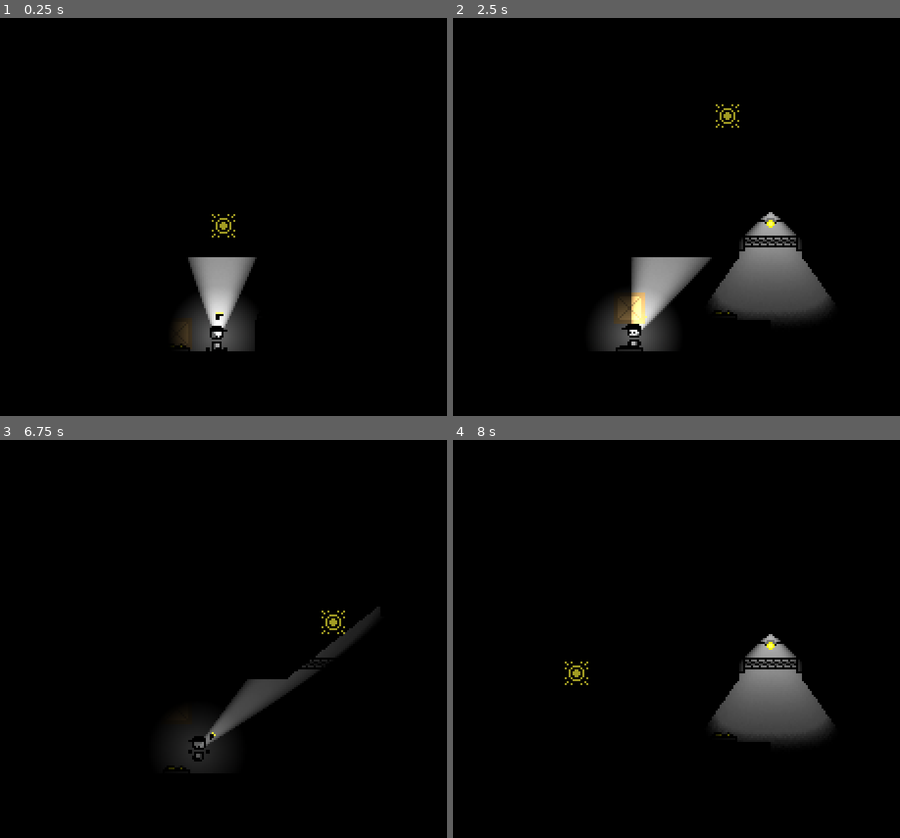
Above: before the commit, frames 1-4 (two rows, left to right).
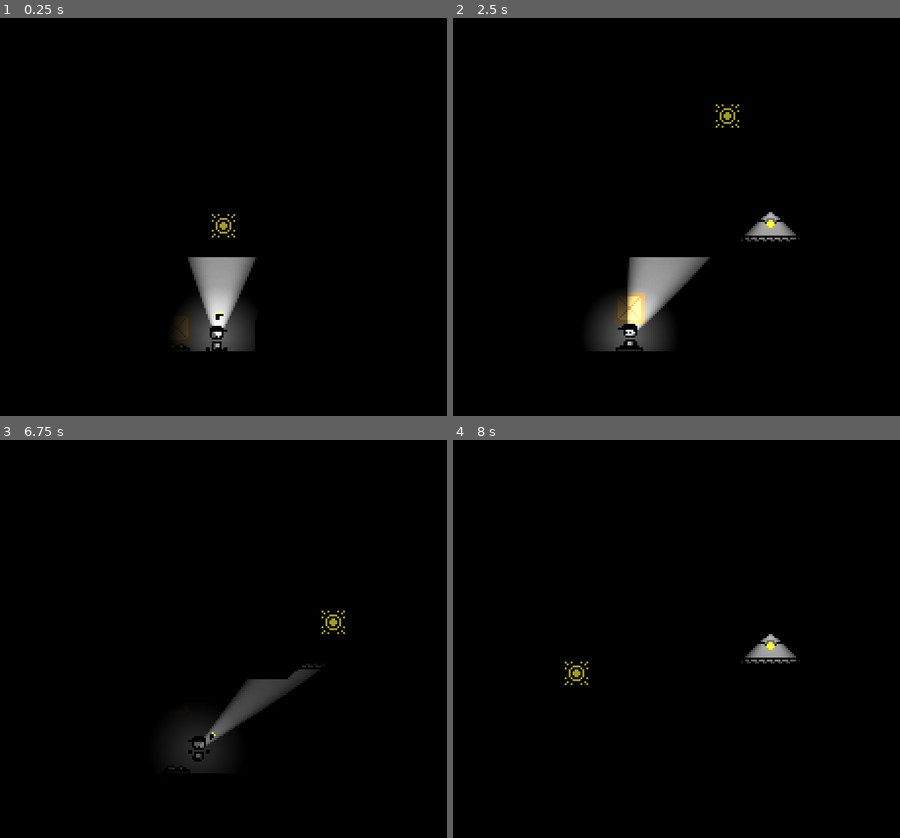
Above: after the commit, the same moments.

Repository: DylanPerry2098/ScreenTear
Game: Godot game, scene res://scenes/levels/test_room.tscn
The game is run twice, just before and just after one commit, with the same random seed, the same clock (stepped at 60 frames per second) and the same inputs.
Inputs (mouse positions are in pixels of both pictures, inside the frame that each line leads up to):
- Up to frame 1 (0.25 s): no input
- Up to frame 2 (2.5 s): move the mouse to (788, 201) at 0.52 s; hold D (move_right) 0.53-2.03 s; tap E (interact) at 0.6, 2.1 s; tap Space (jump) at 0.77, 1.52 s; move the mouse to (578, 252) at 1.27 s; tap F (turn_off_flashlight) at 1.35 s; tap Enter at 2 s; move the mouse to (725, 113) at 2.02 s; hold A (move_left) from 2.03 s (still down)
- Up to frame 3 (6.75 s): move the mouse to (196, 746) at 2.77 s; release A (move_left) at 2.78 s; hold D (move_right) 2.78-4.28 s; tap F (turn_off_flashlight) at 2.85, 4.35, 5.85 s; tap Space (jump) at 3.02, 3.5, 3.77, 4.52, 6.02, 6.5 s; move the mouse to (375, 722) at 3.52 s; tap E (interact) at 3.6, 5.1, 6.6 s; move the mouse to (71, 571) at 4.27 s; hold A (move_left) 4.28-5.03 s; tap Enter at 5 s; move the mouse to (250, 646) at 5.02 s; hold D (move_right) 5.03-5.78 s; move the mouse to (147, 523) at 5.77 s; hold A (move_left) from 5.78 s (still down); move the mouse to (335, 623) at 6.52 s
- Up to frame 4 (8 s): tap Space (jump) at 6.77, 7.52 s; move the mouse to (578, 674) at 7.27 s; release A (move_left) at 7.28 s; hold D (move_right) from 7.28 s (still down); tap F (turn_off_flashlight) at 7.35 s

The runs differ from the first frame. In frame 1, less than 0.1% of the frame differs, in the area x 41-42%, y 81-83%; in frame 2, 4.4%, in the area x 36-85%, y 55-83%; in frame 3, 0.4%; in frame 4, 3.8%.

Commit message:
Make Door Occlude Light

Diff:
--- a/scenes/gizmos/door.tscn
+++ b/scenes/gizmos/door.tscn
@@ -5,6 +5,9 @@
 
 [sub_resource type="RectangleShape2D" id="RectangleShape2D_g4v7s"]
 size = Vector2(6.5, 32)
+
+[sub_resource type="OccluderPolygon2D" id="OccluderPolygon2D_g4v7s"]
+polygon = PackedVector2Array(0.5, 16, -0.5, 16, -0.5, -16, 0.5, -16)
 
 [node name="Door" type="StaticBody2D" unique_id=1063754324]
 script = ExtResource("1_aa2eo")
@@ -14,3 +17,6 @@
 
 [node name="CollisionShape2D" type="CollisionShape2D" parent="." unique_id=709495972]
 shape = SubResource("RectangleShape2D_g4v7s")
+
+[node name="LightOccluder2D" type="LightOccluder2D" parent="." unique_id=2135320742]
+occluder = SubResource("OccluderPolygon2D_g4v7s")
--- a/scenes/levels/test_room.tscn
+++ b/scenes/levels/test_room.tscn
@@ -28,7 +28,7 @@
 [node name="UI" parent="." unique_id=1226678125 instance=ExtResource("6_asmw1")]
 
 [node name="Box" parent="." unique_id=1527440110 instance=ExtResource("8_ff50h")]
-position = Vector2(104, 155)
+position = Vector2(104, 152)
 
 [node name="PressurePlate" parent="." unique_id=18738573 node_paths=PackedStringArray("connected_obj") instance=ExtResource("9_x4gfd")]
 position = Vector2(97, 193)
@@ -44,3 +44,4 @@
 [node name="Door" parent="." unique_id=1063754324 instance=ExtResource("10_op2op")]
 position = Vector2(176, 136)
 rotation = -1.5707964
+collision_mask = 0
--- a/scripts/objects/door.gd
+++ b/scripts/objects/door.gd
@@ -1,6 +1,7 @@
 class_name Door extends ToggleableObject
 
 @onready var collider = $CollisionShape2D
+@onready var occluder = $LightOccluder2D
 
 func _init() -> void:
 	super(
@@ -16,3 +17,4 @@
 	super.update_active(bl)
 
 	collider.set_deferred("disabled", bl)
+	occluder.visible = !bl
